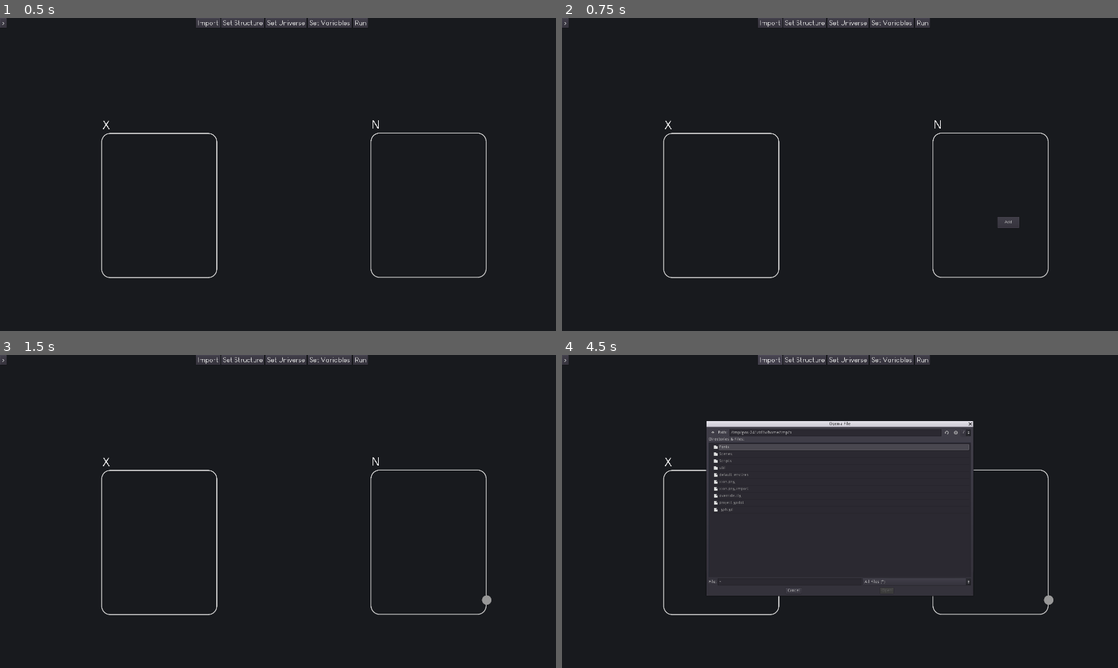
Above: before the commit, frames 1-4 (two rows, left to right).
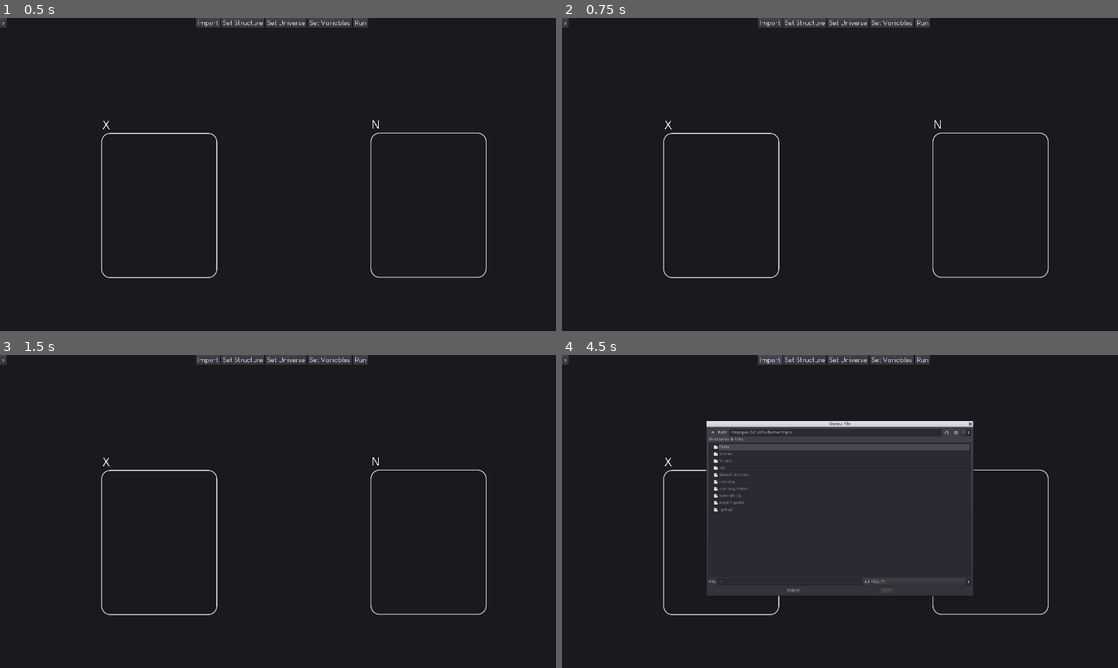
Above: after the commit, the same moments.

Repository: Mickaly13X/wv_project
Game: Godot game, scene res://Scenes/Main.tscn
Same seed, same stepped clock (60 frames per second), same inputs: the game is played once before the commit and once after it.
Inputs (mouse positions are in pixels of both pictures, inside the frame that each line leads up to):
- Up to frame 1 (0.5 s): no input
- Up to frame 2 (0.75 s): click (990, 205) at 0.52 s
- Up to frame 3 (1.5 s): click (444, 558) at 1.25 s, where only the run before the commit has a clickable "Add"
- Up to frame 4 (4.5 s): click ">" at 2 s; click (606, 517) at 2.77 s; type "12" at 2.85 s; click "<" at 3.5 s; click "Import" at 4.25 s

Frame 1 is identical in both runs. In frame 2, 0.1% of the frame differs, in the area x 78-83%, y 63-68%; in frame 3, less than 0.1%; in frame 4, less than 0.1%.

Commit message:
📦 NEW: selectable elements

Diff:
--- a/Visualizer/Scenes/Element.tscn
+++ b/Visualizer/Scenes/Element.tscn
@@ -1,6 +1,15 @@
-[gd_scene load_steps=2 format=2]
+[gd_scene load_steps=3 format=2]
 
 [ext_resource path="res://Scripts/element.gd" type="Script" id=1]
 
+[sub_resource type="StyleBoxEmpty" id=1]
+
 [node name="Element" type="Node2D"]
 script = ExtResource( 1 )
+
+[node name="Mask" type="Panel" parent="."]
+custom_styles/panel = SubResource( 1 )
+__meta__ = {
+"_edit_use_anchors_": false
+}
+[connection signal="gui_input" from="Mask" to="." method="on_gui_input"]
--- a/Visualizer/Scenes/Main.tscn
+++ b/Visualizer/Scenes/Main.tscn
@@ -35,6 +35,7 @@
 [node name="Canvas" type="ColorRect" parent="."]
 anchor_right = 1.0
 anchor_bottom = 1.0
+mouse_filter = 2
 color = Color( 0, 0, 0, 1 )
 __meta__ = {
 "_edit_use_anchors_": false
@@ -43,6 +44,7 @@
 [node name="HSplit" type="HSplitContainer" parent="."]
 anchor_right = 1.0
 anchor_bottom = 1.0
+mouse_filter = 2
 dragger_visibility = 2
 __meta__ = {
 "_edit_use_anchors_": false
@@ -77,6 +79,7 @@
 margin_right = 1920.0
 margin_bottom = 1080.0
 rect_min_size = Vector2( 1024, 600 )
+mouse_filter = 2
 custom_styles/panel = SubResource( 2 )
 __meta__ = {
 "_edit_use_anchors_": false
@@ -203,7 +206,6 @@
 }
 
 [node name="MenuStructure" type="PopupDialog" parent="Popups"]
-visible = true
 anchor_left = 0.5
 anchor_top = 0.5
 anchor_right = 0.5
@@ -515,9 +517,9 @@
 window_title = "Open een Bestand"
 mode = 0
 access = 2
-current_dir = "/Users/Joran/Git/wv_project/Visualizer"
+current_dir = "/Users/erickim/wv_project/Visualizer"
 current_file = "~"
-current_path = "/Users/Joran/Git/wv_project/Visualizer/~"
+current_path = "/Users/erickim/wv_project/Visualizer/~"
 __meta__ = {
 "_edit_use_anchors_": false
 }
--- a/Visualizer/Scenes/Set.tscn
+++ b/Visualizer/Scenes/Set.tscn
@@ -5,9 +5,6 @@
 
 [node name="Set" type="Node2D"]
 script = ExtResource( 1 )
-
-[node name="Elements" type="Node2D" parent="."]
-position = Vector2( 200, 200 )
 
 [node name="Label" type="Label" parent="."]
 margin_left = 4.49493
@@ -26,11 +23,16 @@
 margin_right = 400.0
 margin_bottom = 500.0
 focus_mode = 0
+mouse_filter = 1
+button_mask = 2
 enabled_focus_mode = 0
 flat = true
 __meta__ = {
 "_edit_use_anchors_": false
 }
+
+[node name="Elements" type="Node2D" parent="."]
+position = Vector2( 200, 200 )
 
 [node name="Menu" type="Node2D" parent="."]
 visible = false
--- a/Visualizer/Scripts/element.gd
+++ b/Visualizer/Scripts/element.gd
@@ -1,22 +1,55 @@
 extends Node2D
 
 onready var set = get_parent().get_parent()
+onready var MASK = $Mask
+var shape_selected = StyleBoxFlat.new()
+var shape_unselected = StyleBoxFlat.new()
 
-var shape = StyleBoxFlat.new()
+var r = 16
+var selected = false
 
 
 func _ready():
 
+	init_mask()
 	if set.name == "N": # ball
-		#shape.bg_color = Color(0.335114, 0.295376, 0.613281)
-		shape.set_corner_radius_all(16)
+		shape_unselected.bg_color = Color(0.335114, 0.295376, 0.613281)
+		shape_unselected.set_corner_radius_all(r)
+
+		shape_selected.bg_color = Color(0.335114, 0.295376, 0.613281)
+		shape_selected.set_corner_radius_all(r)
+		shape_selected.border_width_bottom = 2
+		shape_selected.border_width_left = 2
+		shape_selected.border_width_right = 2
+		shape_selected.border_width_top = 2
+		shape_selected.border_color = Color(0.717647, 0.717647, 0.768627)
 	else: # box
-		shape.bg_color = Color.transparent
+		shape_unselected.bg_color = Color.transparent
 
-		shape.set_border_width_all(5)
-		shape.border_width_top = 0
+		shape_unselected.set_border_width_all(5)
+		shape_unselected.border_width_top = 0
 
 
+func init_mask():
+	MASK.rect_position = Vector2(-r,-r)
+	MASK.rect_size = Vector2(2*r,2*r)
+
+
+func _process(delta):
+	update()
+
 func _draw():
+	if set.name == "N":
+		if selected == false:
+			draw_style_box(shape_unselected, Rect2(-r, -r, 2*r, 2*r))
+		else:
+			draw_style_box(shape_selected, Rect2(-r, -r, 2*r, 2*r))
+	else:
+		draw_style_box(shape_unselected, Rect2(-r, -r, 2*r, 2*r))
 
-	draw_style_box(shape, Rect2(-16, -16, 32, 32))
+func on_gui_input(event):
+
+	if (event.is_pressed() and event.button_index == BUTTON_LEFT):
+		print("Wow, a left mouse click owo")
+		selected = !selected
+		print(selected)
--- a/Visualizer/Scripts/set.gd
+++ b/Visualizer/Scripts/set.gd
@@ -29,9 +29,7 @@
 
 		"Add":
 
-			var new_element = ELEMENT.instance()
-			new_element.position = $Menu.position
-			$Elements.add_child(new_element)
+			add_element()
 
 	$Menu.hide()
 
Not shown, changed: .DS_Store
Not shown, changed: CoSo_light/.DS_Store
Not shown, changed: Visualizer/.DS_Store
